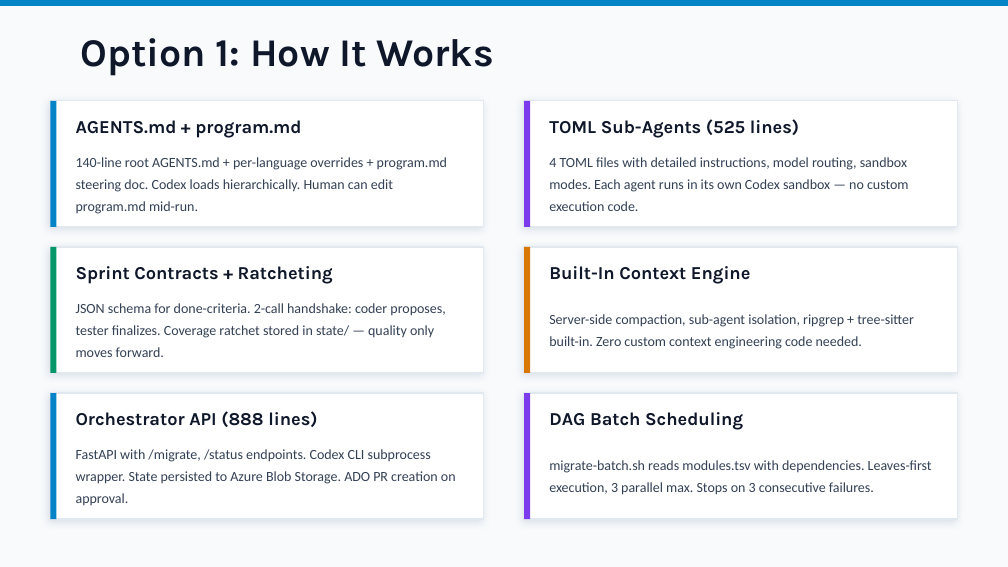
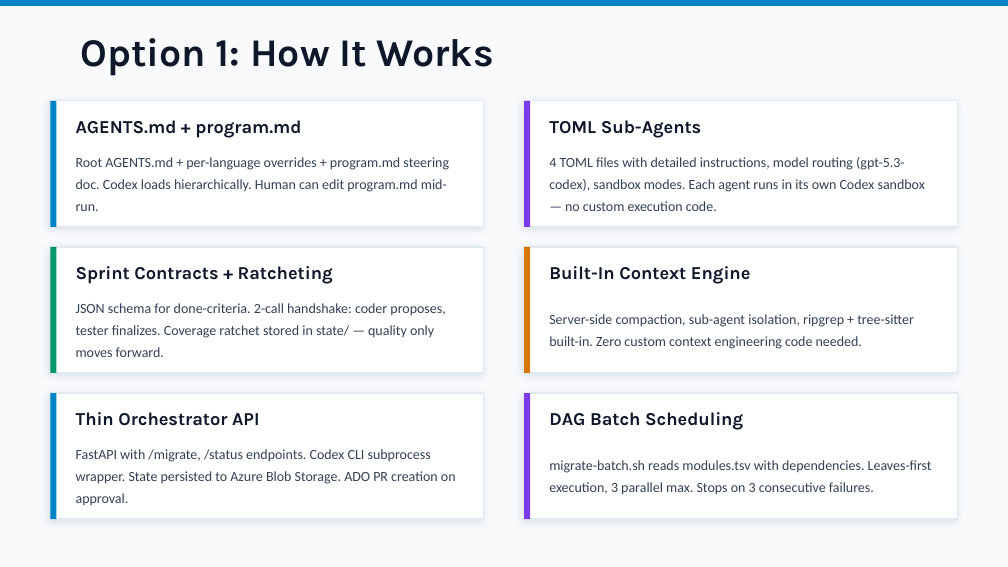
Before and after one commit to cwijayasundara/legacy_mod_maf_v1, a slide deck: slide 4 of Migration-Agent-Architecture-Options.pptx. Drawn at 1008x567 pixels with LibreOffice and Linux fonts; fonts in the diff are those of the drawing. Boxes give left, top, right and bottom in pixels: in the first picture for what was removed or moved away, otherwise in the second. Text is boxed around its words. In the diff, an @@ line names an element or a change of style, - is before the commit and + after.

```diff
--- a/Migration-Agent-Architecture-Options.pptx
+++ b/Migration-Agent-Architecture-Options.pptx
@@ text at <box>549,120,702,138</box>: text changed @@
-TOML Sub-Agents (525 lines)
+TOML Sub-Agents
@@ text at <box>76,157,449,211</box>: text changed @@
-140-line root AGENTS.md + per-language overrides + program.md steering doc. Codex loads hierarchically. Human can edit program.md mid-run.
+Root AGENTS.md + per-language overrides + program.md steering doc. Codex loads hierarchically. Human can edit program.md mid-run.
@@ text at <box>549,157,925,211</box>: text changed @@
-4 TOML files with detailed instructions, model routing, sandbox modes. Each agent runs in its own Codex sandbox — no custom execution code.
+4 TOML files with detailed instructions, model routing (gpt-5.3-codex), sandbox modes. Each agent runs in its own Codex sandbox — no custom execution code.
@@ text at <box>76,412,259,426</box>: text changed @@
-Orchestrator API (888 lines)
+Thin Orchestrator API
```
Also in this commit, not shown: 9 other slides changed, 1 other file.
